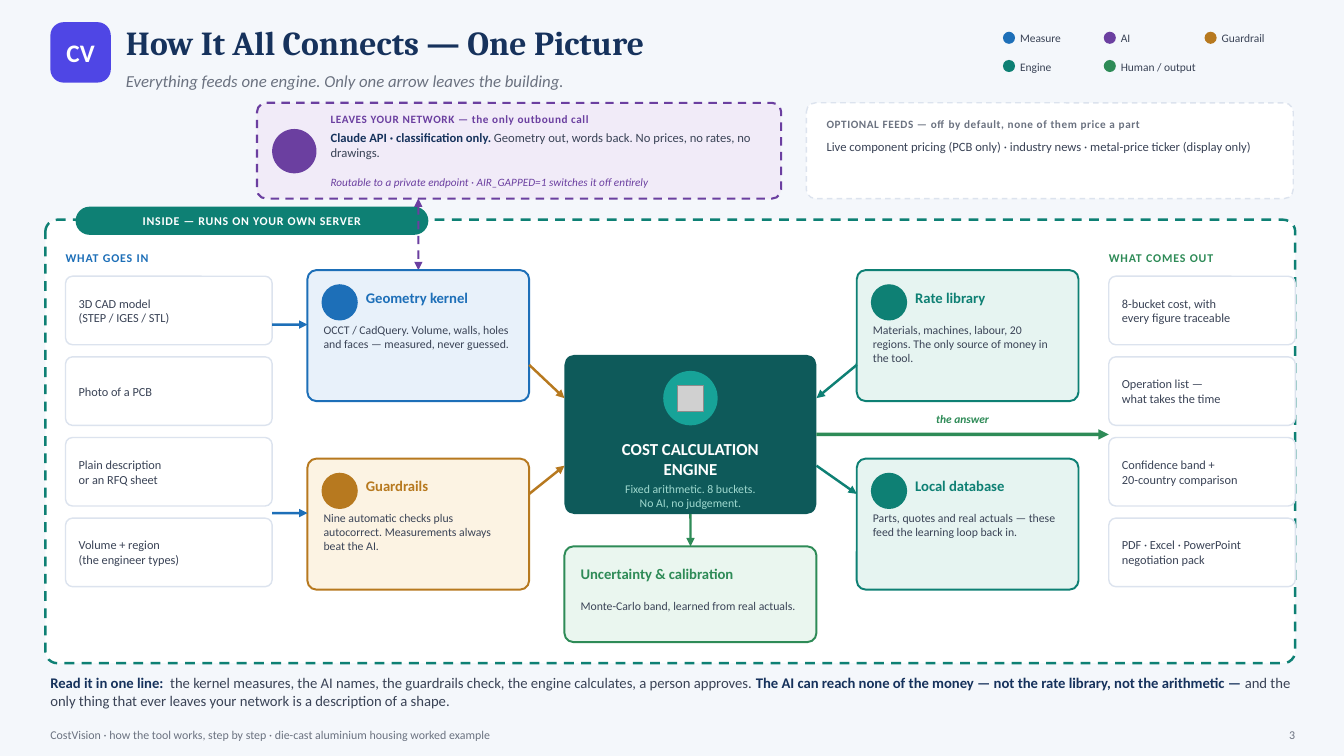
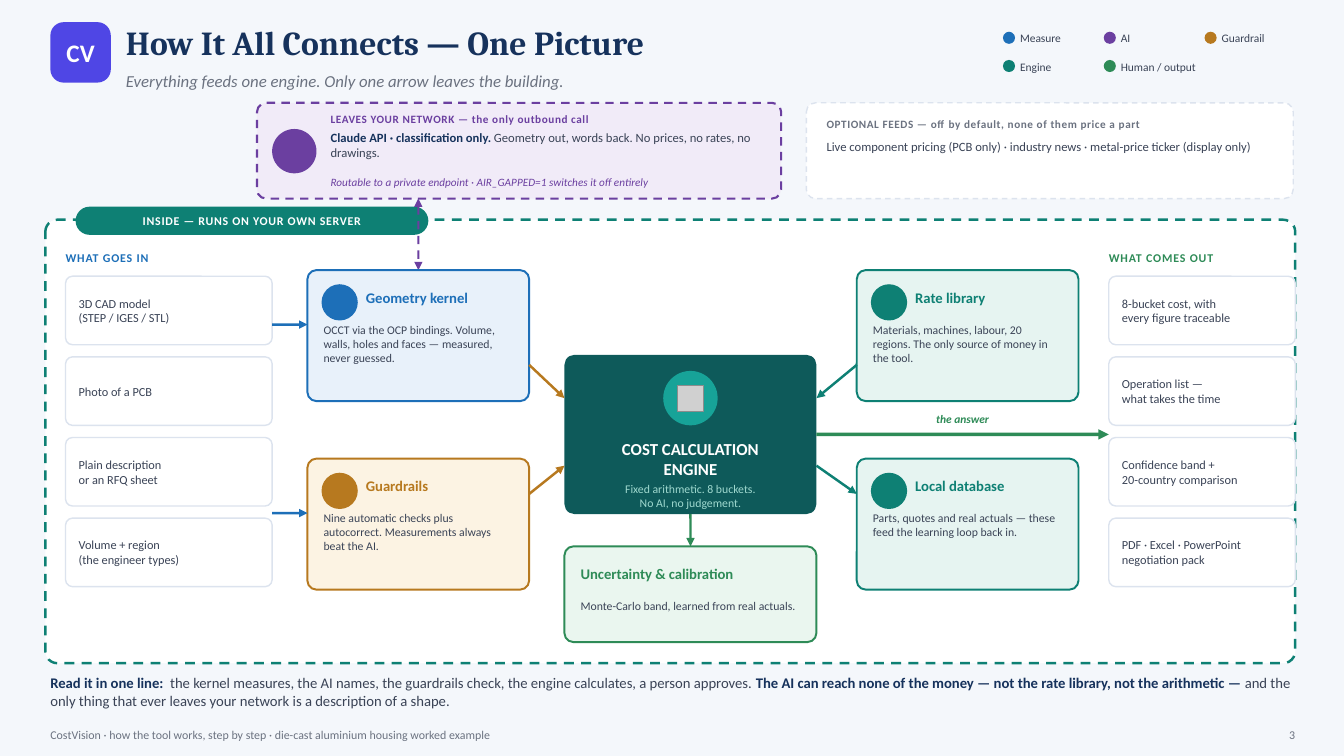
Before and after one commit to bhosaleavinash546/leamington-marathi, a slide deck: slide 3 of CostVision-Workflow-Explained.pptx. Drawn at 1344x756 pixels with LibreOffice and Linux fonts; fonts in the diff are those of the drawing; grey boxes stand for pictures; background and template pictures are left out. Boxes give left, top, right and bottom in pixels: in the first picture for what was removed or moved away, otherwise in the second. Text is boxed around its words. In the diff, an @@ line names an element or a change of style, - is before the commit and + after.

```diff
--- a/CostVision-Workflow-Explained.pptx
+++ b/CostVision-Workflow-Explained.pptx
@@ text at box(324, 326, 495, 364): text changed @@
-OCCT / CadQuery. Volume, walls, holes and faces — measured, never guessed.
+OCCT via the OCP bindings. Volume, walls, holes and faces — measured, never guessed.
```
Also in this commit, not shown: 1 other slide changed, 1 other file.
